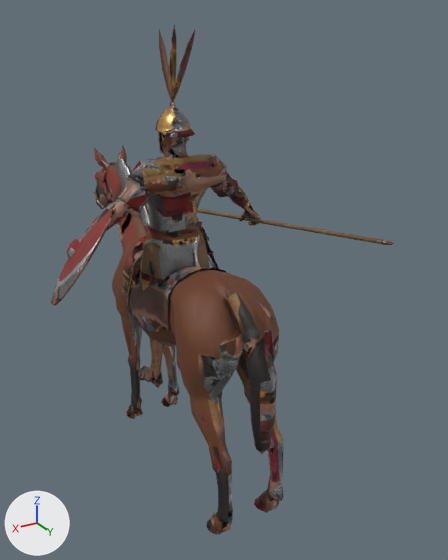
Renders of the glTF model public/battles/models/roman-cavalry.glb from each side of a commit.
Before and after are seen from a 50 mm camera at (1.55, 2.96, 2.72) aimed at (-0.33, -0.16, 1.16). The lights are fixed; the arrows at lower left show +X, +Y and +Z. The first picture is the older version. Objects named as collision shapes, trigger or cutter boxes, shadow casters or lower levels of detail are left out. Vertices at exactly the same position are counted once.

Names of what the first picture shows: 'LOD0'.
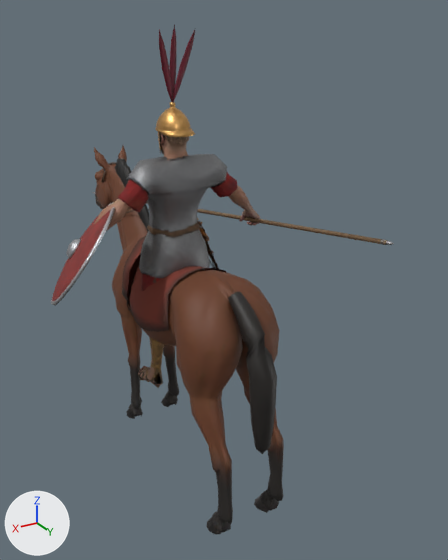
Location of each change, (x1, y1, x2, y2) in pixels of the pictures (448 x 560 px; the box of a moved part takes in the faces that stretch with it):
part 1 of me_lod0, moved or reshaped
    before: (140, 176, 238, 291)
    after: (139, 176, 237, 291)
part 2 of me_lod0, surface changed
    both: (51, 29, 394, 534)

What the commit changed:
me_lod0 is used by ob_lod0; location (0.0, 0.0, 0.0).
me_lod0 had 4414 vertices, 7592 faces and spanned x -0.91..0.78, y -1.65..0.84, z 0.0..2.67.
me_lod0 now has 4409 vertices, 7592 faces and spans x -0.91..0.78, y -1.65..0.84, z 0.0..2.67.
me_lod0 part 1: 30 vertices moved from x -0.21..0.22, y -0.31..-0.04, z 1.16..1.5 to x -0.19..0.23, y -0.31..-0.04, z 1.22..1.5; 163 vertices removed from x -0.37..0.26, y -0.31..-0.02, z 1.13..1.88; 158 vertices added at x -0.35..0.25, y -0.31..-0.02, z 1.15..1.87.
me_lod0 part 2: 6105 kept faces spanning x -0.91..0.78, y -1.65..0.84, z 0.0..2.67 get new texture (UV) coordinates.
